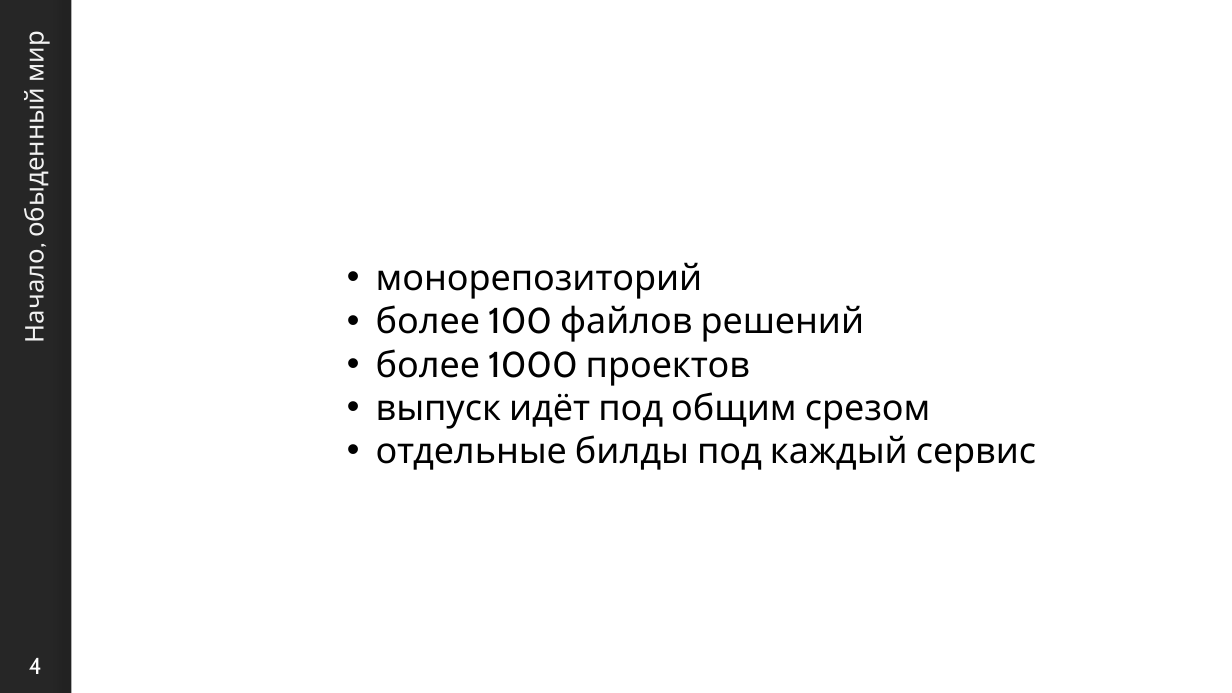
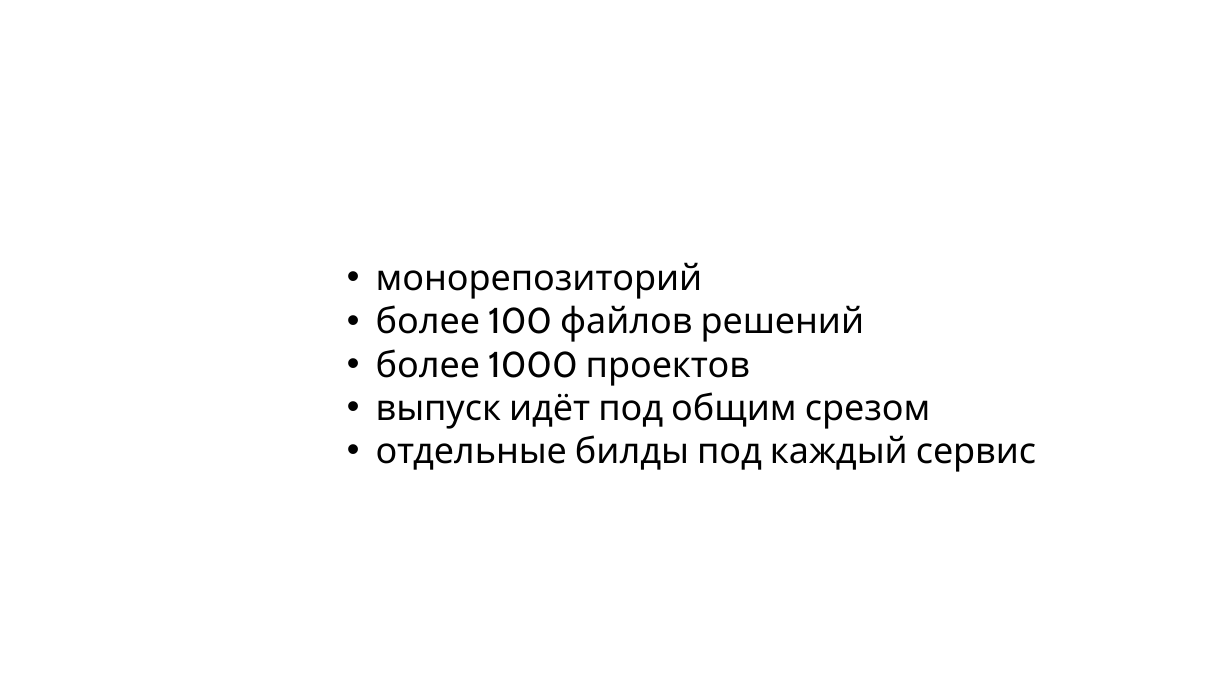
Before and after one commit to sidristij/presentations, a slide deck: slide 4 of 2023-dotnext-msk/02-dotnext-reactive-build.pptx. Drawn at 1232x693 pixels with LibreOffice and Linux fonts; fonts in the diff are those of the drawing; background and template pictures are left out. Boxes give left, top, right and bottom in pixels: in the first picture for what was removed or moved away, otherwise in the second. Text is boxed around its words. In the diff, an @@ line names an element or a change of style, - is before the commit and + after.

```diff
--- a/2023-dotnext-msk/02-dotnext-reactive-build.pptx
+++ b/2023-dotnext-msk/02-dotnext-reactive-build.pptx
@@ rectangle: place and size @@
-rectangle at [71,0,1232,693]
+rectangle at [0,0,1232,693]
@@ rectangle removed at [0,0,1232,693] @@
@@ title removed at [16,36,51,340] @@
-Начало, обыденный мир
@@ page number removed at [29,658,42,674] @@
-4
```
Also in this commit, not shown: 26 other slides changed, 2 slides added, 4 slides removed.
